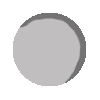
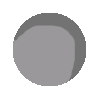
Comparing the layer stacks of the two (100, 100) images. Changes:
painted on "Elips 2" over [13, 18, 81, 86]
